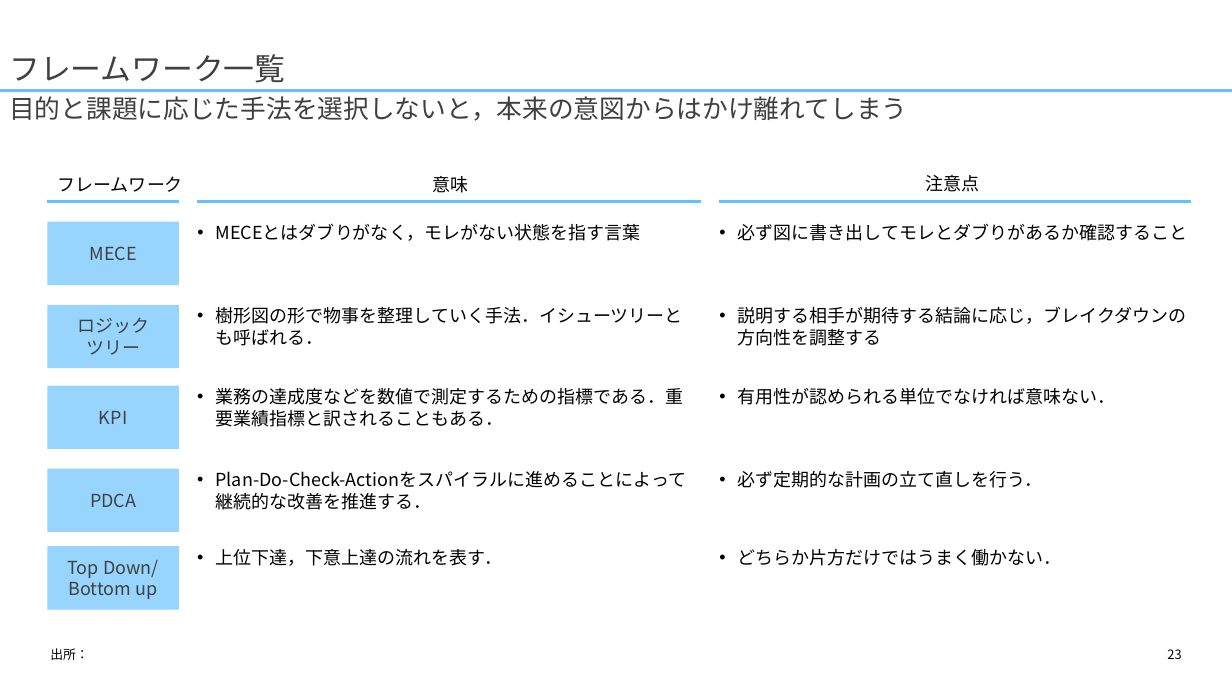
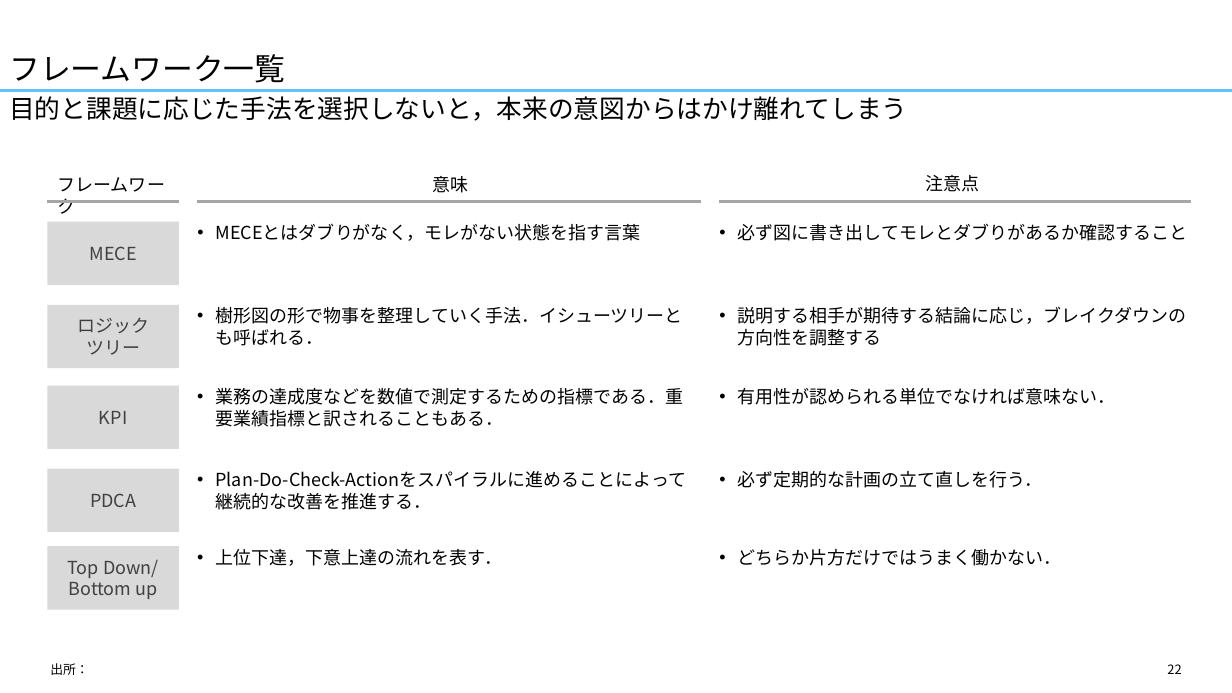
Before and after one commit to yuzucha16/dotfiles, a slide deck: slide 22 of office/Blank.potx (slide 23 before the commit). Drawn at 1232x693 pixels with LibreOffice and Linux fonts; fonts in the diff are those of the drawing. Boxes give left, top, right and bottom in pixels: in the first picture for what was removed or moved away, otherwise in the second. Text is boxed around its words. In the diff, an @@ line names an element or a change of style, - is before the commit and + after.

```diff
--- a/office/Blank.potx
+++ b/office/Blank.potx
@@ title "フレームワーク一覧" at (9,54,285,83): text colour #404040 to #000000 @@
@@ text "目的と課題に応じた手法を選択しないと，本来の意図からはかけ離れてしまう" at (9,96,907,121): text colour #404040 to #000000 @@
@@ text "フレームワーク" rewrapped from (57,176,182,192) to (57,177,164,214) @@
@@ line (47, 202) - (179, 202): stroke #63C1FF 2.25 pt to #A6A6A6 2.25 pt @@
@@ line (197, 202) - (701, 202): stroke #63C1FF 2.25 pt to #A6A6A6 2.25 pt @@
@@ line (719, 202) - (1191, 202): stroke #63C1FF 2.25 pt to #A6A6A6 2.25 pt @@
@@ fill #97D5FF to #D9D9D9 in 5 elements at (47,222,178,286), (47,305,178,369), (47,385,178,449), (47,469,178,532), (47,546,178,610) @@
@@ text "出所：": place and size @@
-text "出所：" at (50,648,88,660)
+text "出所：" at (50,663,88,675)
@@ page number at (1167,664,1181,674): text changed @@
-23
+22
```
Also in this commit, not shown: 24 other slides changed, 4 slides added.
